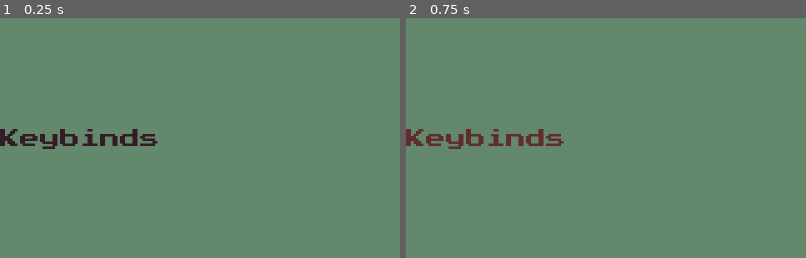
Above: before the commit, frames 1-2 (left to right).
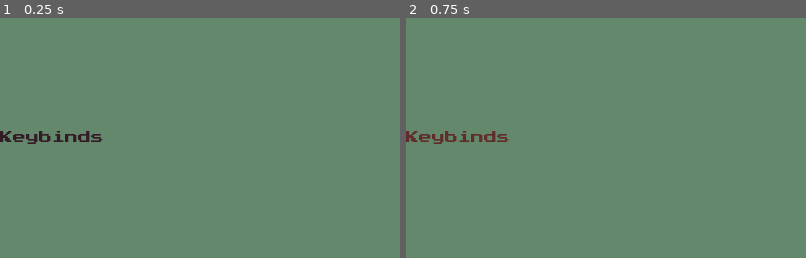
Above: after the commit, the same moments.

Repository: UHSGDC/Photographers-Hike
Game: Godot game, scene res://Menus/Settings/ButtonSetting.tscn
Two runs of this game, one before a commit and one after it. Both use one fixed random seed, a clock stepped at 60 frames per second and the inputs below. This scene is started directly instead of the project's main scene.
Inputs:
- Up to frame 1 (0.25 s): no input
- Up to frame 2 (0.75 s): click "Keybinds" at 0.5 s
The pictures show only the part of the screen within x 0-50%, y 25-75%; the shares and areas given below are measured in that part.

The runs differ from the first frame. In frame 1, 1.5% of the frame differs, in the area x 0-40%, y 46-55%; in frame 2, 1.5%.

Commit message:
Update ButtonSetting.tscn

Diff:
--- a/PhotographersHike/Menus/Settings/ButtonSetting.tscn
+++ b/PhotographersHike/Menus/Settings/ButtonSetting.tscn
@@ -1,14 +1,17 @@
-[gd_scene load_steps=2 format=2]
+[gd_scene load_steps=3 format=2]
 
 [ext_resource path="res://Assets/Theme/UITextButton.tres" type="Theme" id=1]
+[ext_resource path="res://Assets/Theme/DefaultFont8.tres" type="DynamicFont" id=2]
 
-[node name="Button" type="Button"]
+[node name="ButtonSetting" type="Button"]
 anchor_top = 0.5
 anchor_bottom = 0.5
 margin_top = -10.0
-margin_right = 12.0
+margin_right = 64.0
 margin_bottom = 10.0
 grow_vertical = 2
 rect_min_size = Vector2( 0, 16 )
 theme = ExtResource( 1 )
+custom_fonts/font = ExtResource( 2 )
 text = "Keybinds"
+align = 0
